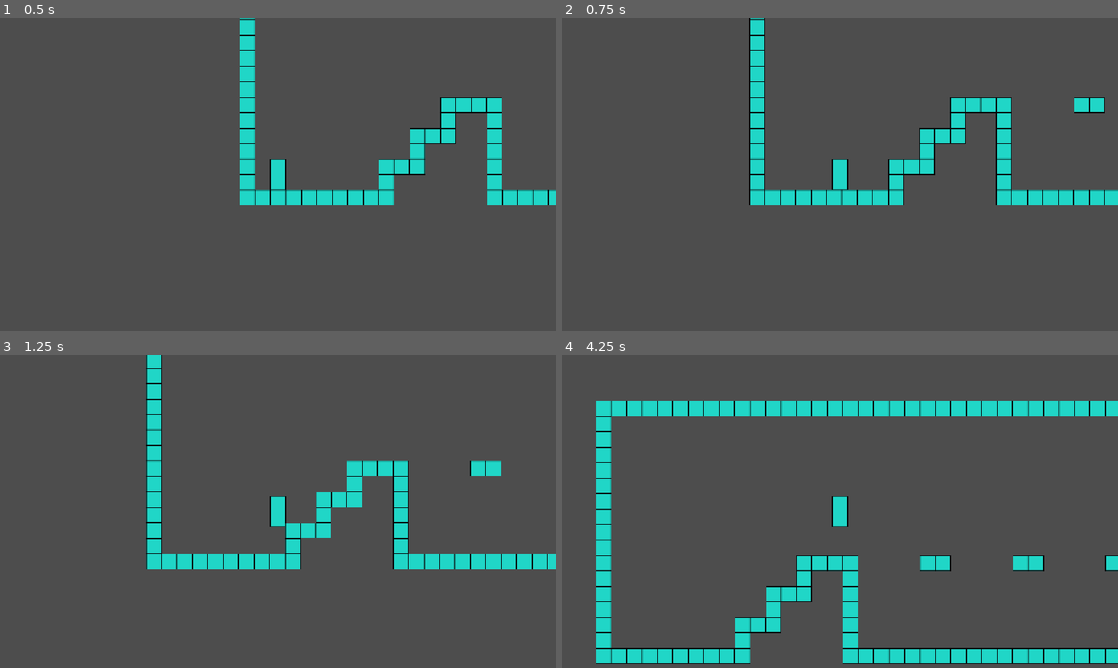
Above: before the commit, frames 1-4 (two rows, left to right).
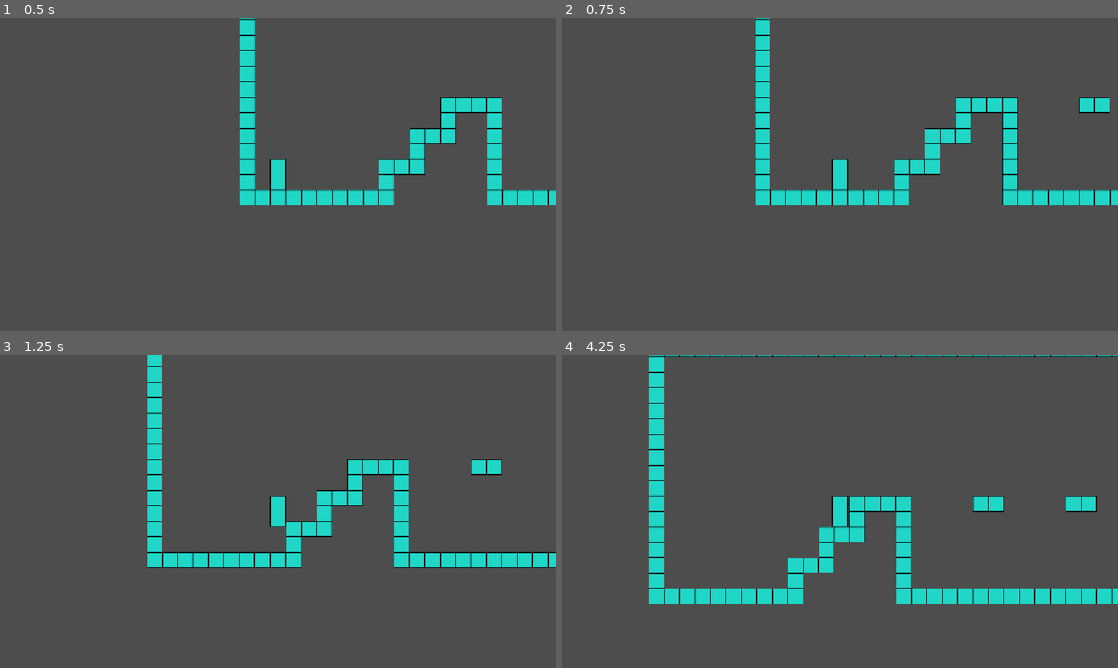
Above: after the commit, the same moments.

Repository: AbhinavRayamajhi/Rotten-Inside
Game: Godot game, scene res://src/main/main.tscn
Same seed, same stepped clock (60 frames per second), same inputs: the game is played once before the commit and once after it.
Inputs:
- Up to frame 1 (0.5 s): no input
- Up to frame 2 (0.75 s): hold D (right) from 0.53 s (still down); tap Shift (dash) at 0.6 s
- Up to frame 3 (1.25 s): keep holding D (right); tap Space (jump) at 0.77, 0.8, 1.07 s
- Up to frame 4 (4.25 s): tap Space (jump) at 1.35, 1.52, 1.82, 2.3, 3.02, 3.32, 3.6, 3.77, 4.07 s; tap Shift (dash) at 1.55, 2.1, 2.85 s; release D (right) at 2.03 s; hold A (left) 2.03-2.78 s; hold D (right) from 2.78 s (still down)

Frame 1 is identical in both runs. In frame 2, 3.3% of the frame differs, in the area x 33-99%, y 0-60%; in frame 3, 2.3%; in frame 4, 21%, in the area x 6-100%, y 0-99%.

Commit message:
Rewrote the state machine for player

Diff:
--- a/src/player/player.gd
+++ b/src/player/player.gd
@@ -1,94 +1,157 @@
 extends CharacterBody2D
 
+enum State {
+	IDLE,
+	WALK,
+	JUMP,
+	FALL,
+	DASH,
+	WALL_SLIDE
+}
 
-const SPEED = 450.0
-const JUMP_VELOCITY = -850.0
-const DASH_SPEED = 1400.0
+enum Gravity{
+	REGULAR,
+	ON_WALL
+}
 
-const GRAVITY_MULT = 2.5
-const FALLING_GRAVITY_MULT = 3.2
-const TERMINAL_VELOCITY = 1300
+const SPEED : float = 450.0
+const DECELERATION : float = 2000.0
+const JUMP_VELOCITY : float = -850.0
+const DASH_SPEED : float = 1400.0
+const DASH_DURATION : float = 0.3
+const DASH_COOLDOWN : float = 0.5
+const GRAVITY_MULT : float = 2.5
+const FALLING_GRAVITY_MULT : float = 3.2
+const TERMINAL_VELOCITY : float = 1300
 
-enum State { NORMAL, DASH, WALL_SLIDE }
 
-var current_state : State = State.NORMAL
-
+var current_gravity_mult : float = 1.0
+var current_state : State = State.IDLE
 var facing_direction : float = 1.0
 var is_dash_available : bool = true # To avoid dash spam
-
 var is_double_jump_available : bool = true
 
-@onready var dash_timer: Timer = $DashTimer
-@onready var dash_cooldown: Timer = $DashCooldown
+
+var dash_timer: float = 0
+var dash_cooldown_timer: float = 0
 
 
-func _physics_process(delta: float) -> void:
+func _physics_process(delta : float) -> void:
+	check_dash_cooldown(delta)
+
 	match current_state:
-		State.NORMAL:
-			handle_normal_state(delta)
+		State.IDLE:
+			idle_state(delta)
+		State.WALK:
+			walk_state(delta)
+		State.JUMP:
+			jump_state(delta)
+		State.FALL:
+			fall_state(delta)
 		State.DASH:
-			handle_dash_state(delta)
+			dash_state(delta)
 		State.WALL_SLIDE:
 			pass
+
 	move_and_slide()
 
 
-# State handles
-func change_state(new_state : State) -> void:
-	current_state = new_state
-	match new_state:
-		State.NORMAL:
-			# Transition to normal speed
-			velocity.x = clamp(velocity.x, -SPEED, SPEED)
-		State.DASH:
-			velocity.x = facing_direction * DASH_SPEED
-			velocity.y = 0
-			is_dash_available = false
-			dash_timer.start()
+# Helpers
+func check_dash_cooldown(delta : float) -> void:
+	if not is_dash_available:
+		dash_cooldown_timer -= delta
+		if dash_cooldown_timer <= 0:
+			is_dash_available = true
 
-func handle_normal_state(delta: float) -> void:
-	# Add the gravity.
-	if velocity.y > 0:
-		velocity.y += get_gravity().y * FALLING_GRAVITY_MULT * delta
-	else:
-		velocity.y += get_gravity().y * GRAVITY_MULT* delta
+func apply_gravity(delta : float, is_regular : Gravity) -> void:
+	# Increase gravity multi if player falling and less gravity if not regular(wall slide,etc)
+	current_gravity_mult = FALLING_GRAVITY_MULT if velocity.y > 0 else GRAVITY_MULT
+	if is_regular == Gravity.ON_WALL:
+		current_gravity_mult /= 2
+	# Add the gravity and limit it to terminal velocity
+	velocity.y += get_gravity().y * current_gravity_mult * delta
 	velocity.y = min(velocity.y, TERMINAL_VELOCITY)
 
-	# Reset double jump if on floor
-	if is_on_floor():
-		is_double_jump_available = true
+func handle_movement_inputs() -> void:
+	var input_direction := Input.get_axis("left", "right")
+	# Handle jump and double jump
+	if Input.is_action_just_pressed("jump"):
+		if is_on_floor():
+			change_state(State.JUMP)
+		elif is_double_jump_available:
+			is_double_jump_available = false;
+			change_state(State.JUMP)
+	# Handle dash
+	elif Input.is_action_just_pressed("dash") and is_dash_available:
+		change_state(State.DASH)
+	# Handle walking
+	elif input_direction and is_on_floor():
+		change_state(State.WALK)
 
-	# Get the input direction and handle the movement/deceleration.
+func handle_horizontal_movement(delta : float) -> void:
 	var input_direction := Input.get_axis("left", "right")
 	if input_direction:
 		facing_direction = sign(input_direction)
 		velocity.x = input_direction * SPEED
 	else:
-		velocity.x = move_toward(velocity.x, 0, SPEED)
+		velocity.x = move_toward(velocity.x, 0, DECELERATION * delta)
 
-	# Handle jump and double jump
-	if Input.is_action_just_pressed("jump"):
-		if is_on_floor():
+# State handles
+func change_state(new_state : State) -> void:
+	if new_state == current_state:
+		return
+
+	match new_state:
+		State.JUMP:
 			velocity.y = JUMP_VELOCITY
-		elif is_double_jump_available:
-			velocity.y = JUMP_VELOCITY
-			is_double_jump_available = false
+		State.DASH:
+			dash_timer = DASH_DURATION
 
-	# Handle dash
-	if Input.is_action_just_pressed("dash") and is_dash_available:
-		change_state(State.DASH)
+	current_state = new_state
 
-func handle_dash_state(delta: float) -> void:
+func idle_state(delta : float) -> void:
+	velocity.x = move_toward(velocity.x, 0, SPEED)
+	handle_movement_inputs()
+	# Gravity
+	apply_gravity(delta, Gravity.REGULAR)
+
+func walk_state(delta : float) -> void:
+	handle_movement_inputs()
+	handle_horizontal_movement(delta)
+	# Gravity
+	apply_gravity(delta, Gravity.REGULAR)
+	if not Input.get_axis("left", "right"):
+		change_state(State.IDLE)
+
+func jump_state(delta : float) -> void:
+	handle_movement_inputs()
+	handle_horizontal_movement(delta)
+	apply_gravity(delta, Gravity.REGULAR)
+	if velocity.y >= 0:
+		change_state(State.FALL)
+
+func fall_state(delta : float) -> void:
+	handle_movement_inputs()
+	handle_horizontal_movement(delta)
+	apply_gravity(delta, Gravity.REGULAR)
+	if is_on_floor():
+		is_double_jump_available = true
+		if Input.get_axis("left", "right"):
+			change_state(State.WALK)
+		else:
+			change_state(State.IDLE)
+
+func dash_state(delta : float) -> void:
 	# Keep dash velocity throughout the dash and stop falling
 	velocity.x = facing_direction * DASH_SPEED
 	velocity.y = 0
+	dash_timer -= delta
 
-
-# Timers
-func _on_dash_timer_timeout() -> void:
-	if current_state == State.DASH:
-		change_state(State.NORMAL)
-	dash_cooldown.start()
-
-func _on_dash_cooldown_timeout() -> void:
-	is_dash_available = true
+	if dash_timer <= 0:
+		dash_cooldown_timer = DASH_COOLDOWN
+		is_dash_available = false
+		velocity.x = clamp(velocity.x, -SPEED, SPEED)
+		if Input.get_axis("left", "right"):
+			change_state(State.WALK)
+		else:
+			change_state(State.IDLE)
--- a/src/player/player.tscn
+++ b/src/player/player.tscn
@@ -43,14 +43,3 @@
 
 [node name="HurtCollision" type="CollisionShape2D" parent="HurtBox" unique_id=1794695012]
 shape = SubResource("CapsuleShape2D_1l4rv")
-
-[node name="DashTimer" type="Timer" parent="." unique_id=883959714]
-wait_time = 0.3
-one_shot = true
-
-[node name="DashCooldown" type="Timer" parent="." unique_id=581608425]
-wait_time = 0.5
-one_shot = true
-
-[connection signal="timeout" from="DashTimer" to="." method="_on_dash_timer_timeout"]
-[connection signal="timeout" from="DashCooldown" to="." method="_on_dash_cooldown_timeout"]
--- a/src/scenes/scene_1/scene_1.tscn
+++ b/src/scenes/scene_1/scene_1.tscn
@@ -27,7 +27,12 @@
 [node name="new_game_spawn" type="Marker2D" parent="Spawns" unique_id=126549116]
 position = Vector2(95, -192)
 
-[node name="To_Scene_2" parent="." unique_id=142645661 instance=ExtResource("3_i0n62")]
+[node name="from_scene_2" type="Marker2D" parent="Spawns" unique_id=1185818015]
+position = Vector2(2947, -732)
+
+[node name="Transitions" type="Node2D" parent="." unique_id=1848093451]
+
+[node name="to_scene_2" parent="Transitions" unique_id=142645661 instance=ExtResource("3_i0n62")]
 position = Vector2(3008, -640)
 to_scene_path = "res://src/scenes/scene_2/scene_2.tscn"
-to_scene_spawn = "From_Scene_1"
+to_scene_spawn = "from_scene_1"
--- a/src/scenes/scene_2/scene_2.tscn
+++ b/src/scenes/scene_2/scene_2.tscn
@@ -1,6 +1,7 @@
 [gd_scene format=4 uid="uid://dmxrpa5t33mfh"]
 
 [ext_resource type="Texture2D" uid="uid://b6k07ig50k77q" path="res://src/scenes/tiles/tile.png" id="1_f5hbp"]
+[ext_resource type="PackedScene" uid="uid://bcaak6q4yo4dw" path="res://src/transistions/transition.tscn" id="2_88vqn"]
 
 [sub_resource type="TileSetAtlasSource" id="TileSetAtlasSource_88vqn"]
 texture = ExtResource("1_f5hbp")
@@ -21,5 +22,12 @@
 
 [node name="Spawns" type="Node2D" parent="." unique_id=399233229]
 
-[node name="From_Scene_1" type="Marker2D" parent="Spawns" unique_id=1789676684]
-position = Vector2(-308, -744)
+[node name="from_scene_1" type="Marker2D" parent="Spawns" unique_id=1789676684]
+position = Vector2(-254, -735)
+
+[node name="Transitions" type="Node2D" parent="." unique_id=350575119]
+
+[node name="to_scene_1" parent="Transitions" unique_id=142645661 instance=ExtResource("2_88vqn")]
+position = Vector2(-320, -640)
+to_scene_path = "res://src/scenes/scene_1/scene_1.tscn"
+to_scene_spawn = "from_scene_2"
